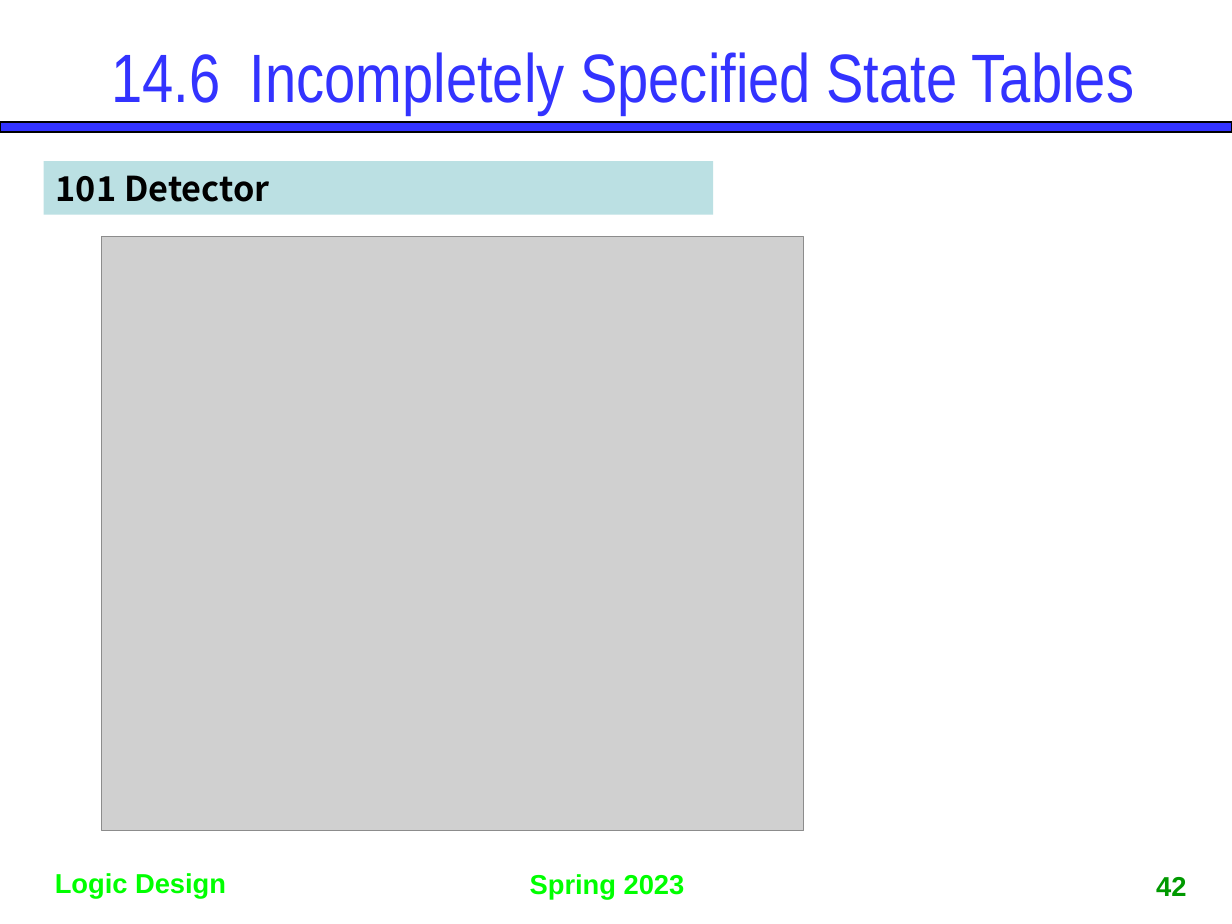
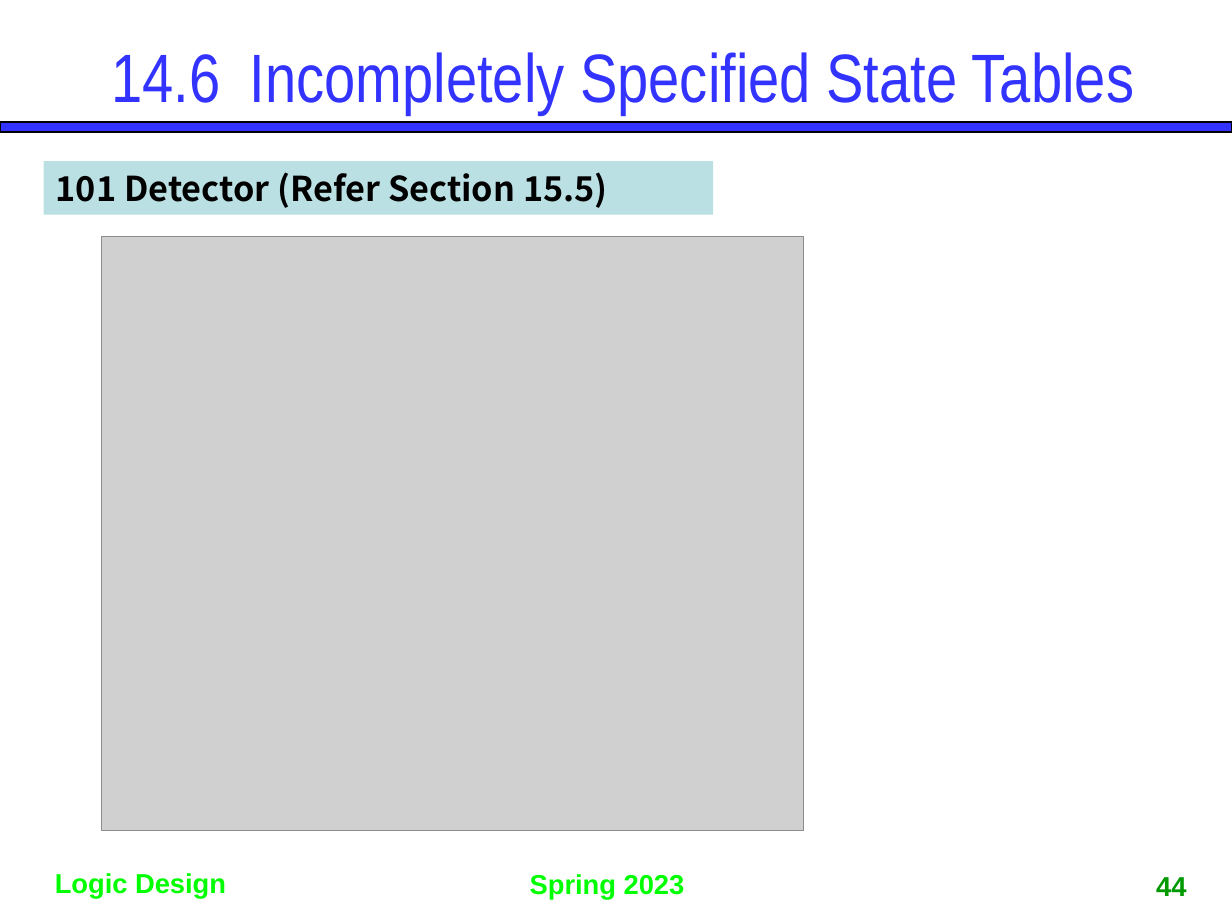
Before and after one commit to gdlee412/Logic-Circuits, a slide deck: slide 44 of 자료/Ch14. Derivation of State Graphs and Tables.pptx (slide 42 before the commit). Drawn at 1232x924 pixels with LibreOffice and Linux fonts; fonts in the diff are those of the drawing; grey boxes stand for pictures. Boxes give left, top, right and bottom in pixels: in the first picture for what was removed or moved away, otherwise in the second. Text is boxed around its words. In the diff, an @@ line names an element or a change of style, - is before the commit and + after.

```diff
--- a/자료/Ch14. Derivation of State Graphs and Tables.pptx
+++ b/자료/Ch14. Derivation of State Graphs and Tables.pptx
@@ text in rectangle at bbox=[56, 172, 608, 208]: text changed @@
-101 Detector
+101 Detector (Refer Section 15.5)
@@ page number at bbox=[1156, 877, 1186, 896]: text changed @@
-42
+44
```
Also in this commit, not shown: 11 other slides changed, 2 slides added, 1 other file.
